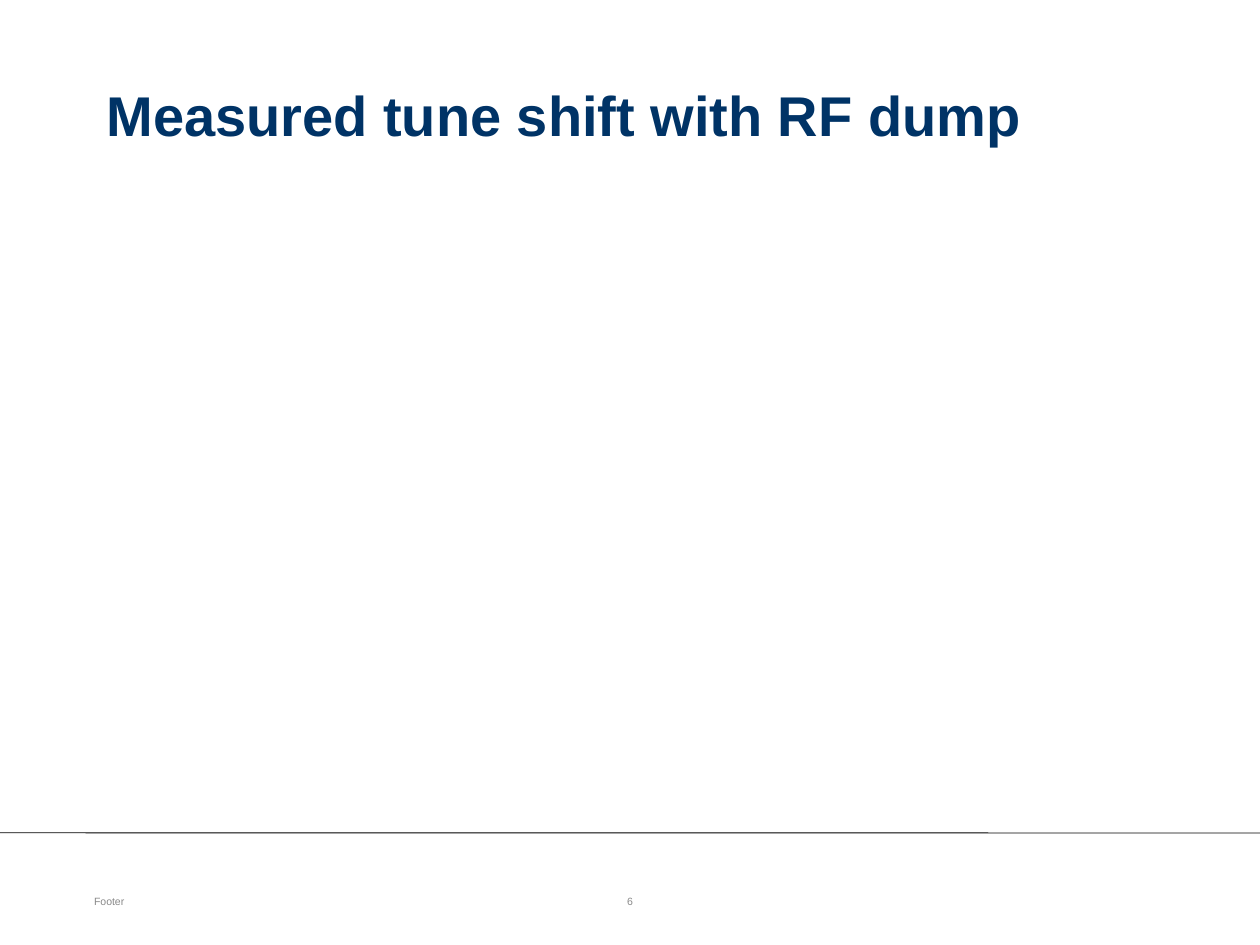
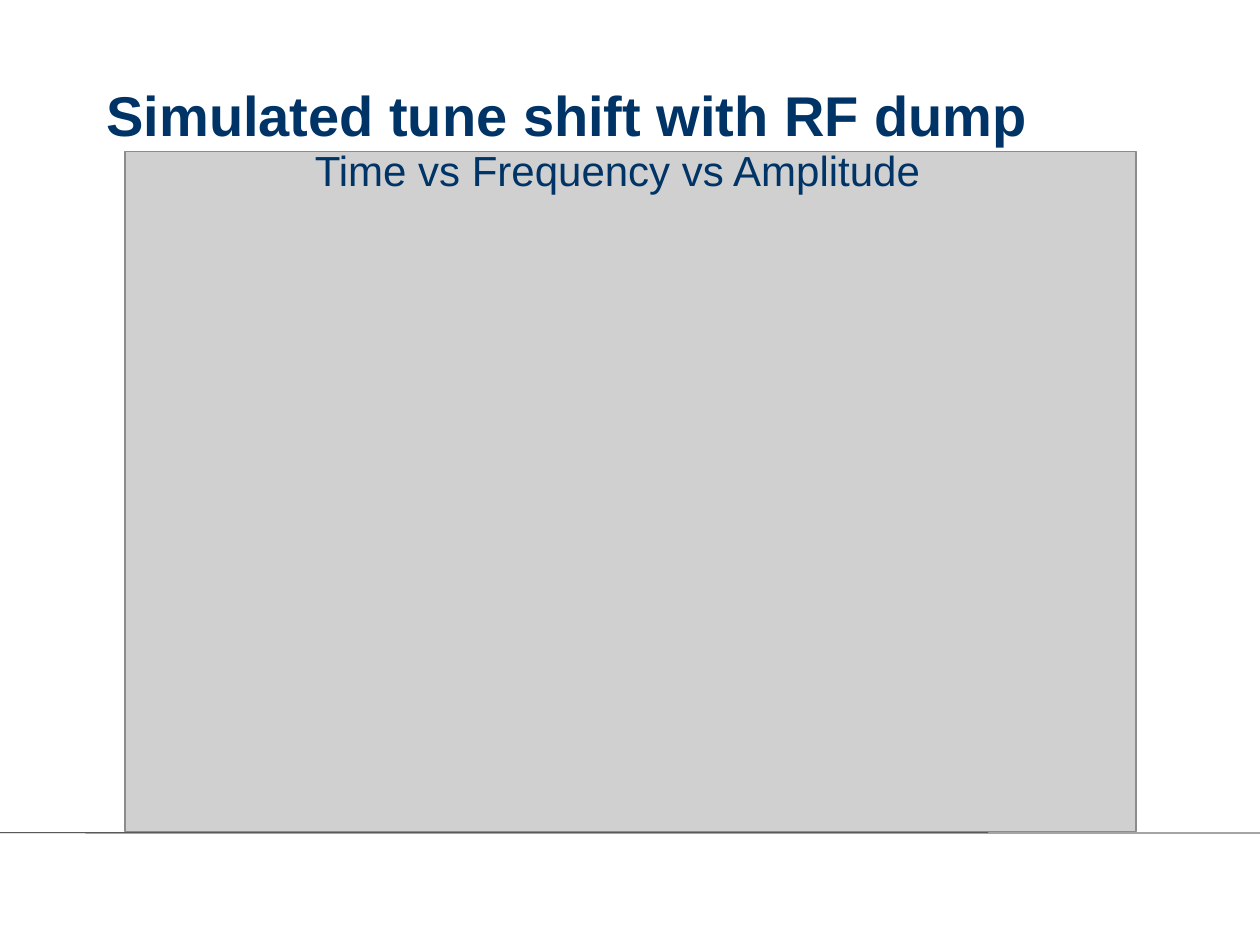
Before and after one commit to levondov/22_April_Presentation, a slide deck: slide 6 of PP.odp. Drawn at 1260x945 pixels with LibreOffice and Linux fonts; fonts in the diff are those of the drawing; grey boxes stand for pictures; background and template pictures are left out. Boxes give left, top, right and bottom in pixels: in the first picture for what was removed or moved away, otherwise in the second. Text is boxed around its words. In the diff, an @@ line names an element or a change of style, - is before the commit and + after.

Commit message:
added more slides

```diff
--- a/PP.odp
+++ b/PP.odp
@@ title at (106, 95, 1026, 147): text changed @@
-Measured tune shift with RF dump
+Simulated tune shift with RF dump
@@ picture added at (125, 151, 1135, 832) @@
@@ text added at (315, 155, 920, 195), 24 pt, text #003366 @@
+Time vs Frequency vs Amplitude
@@ text removed at (94, 898, 124, 905) @@
-Footer
@@ page number removed at (627, 898, 633, 905) @@
-6
```
Also in this commit, not shown: 1 other slide changed, 1 slide added, 4 slides removed, 12 other files.
